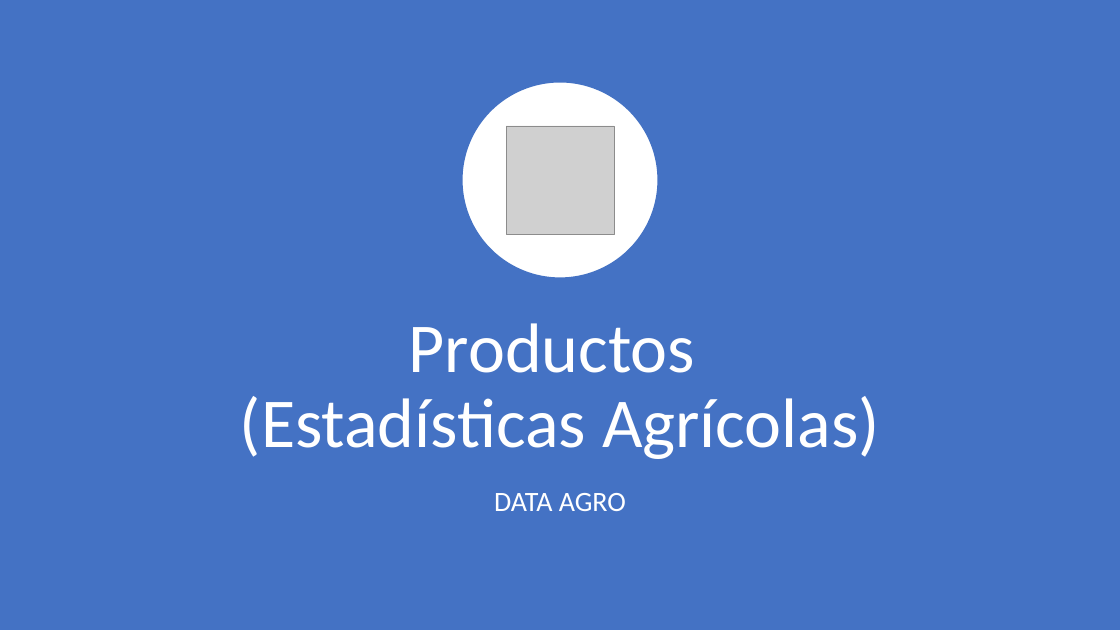
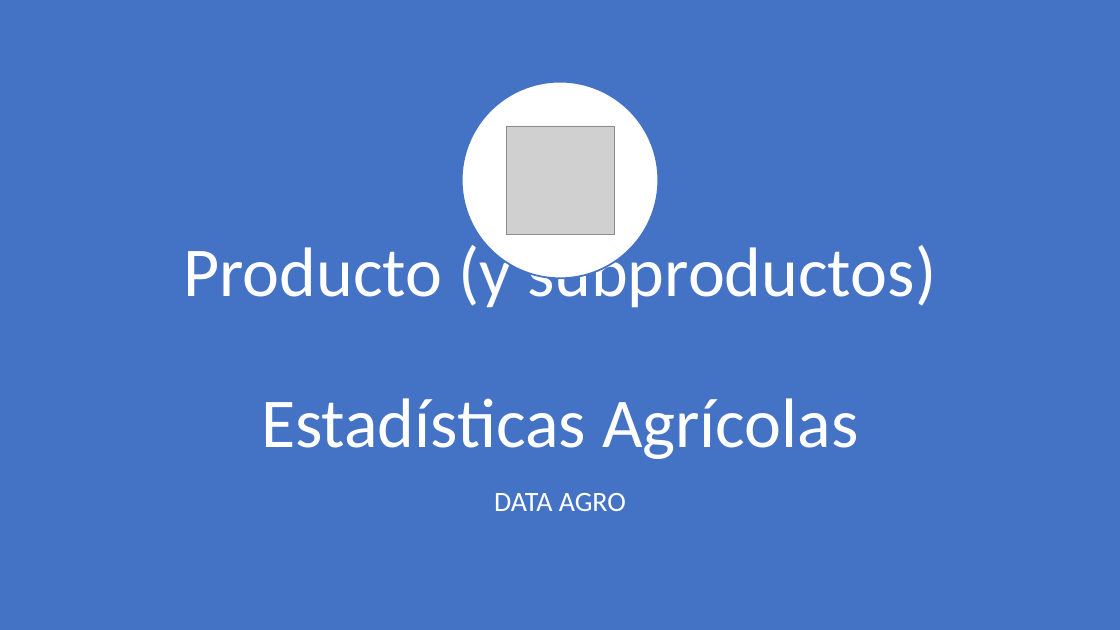
Before and after one commit to Sud-Austral/DATA-AGRO, a slide deck: slide 1 of Repositorio Agricultura/Para power bi/Chile/Agricola/Power Bi (variables a mostrar).pptx. Drawn at 1120x630 pixels with LibreOffice and Linux fonts; fonts in the diff are those of the drawing; grey boxes stand for pictures. Boxes give left, top, right and bottom in pixels: in the first picture for what was removed or moved away, otherwise in the second. Text is boxed around its words. In the diff, an @@ line names an element or a change of style, - is before the commit and + after.

```diff
--- a/Repositorio Agricultura/Para power bi/Chile/Agricola/Power Bi (variables a mostrar).pptx
+++ b/Repositorio Agricultura/Para power bi/Chile/Agricola/Power Bi (variables a mostrar).pptx
@@ title at (x1=183, y1=238, x2=936, y2=459): text changed @@
-Productos
-(Estadísticas Agrícolas)
+Producto (y subproductos)
+Estadísticas Agrícolas
```
Also in this commit, not shown: 8 other slides changed, 10 slides added, 2 slides removed, 18 other files.
